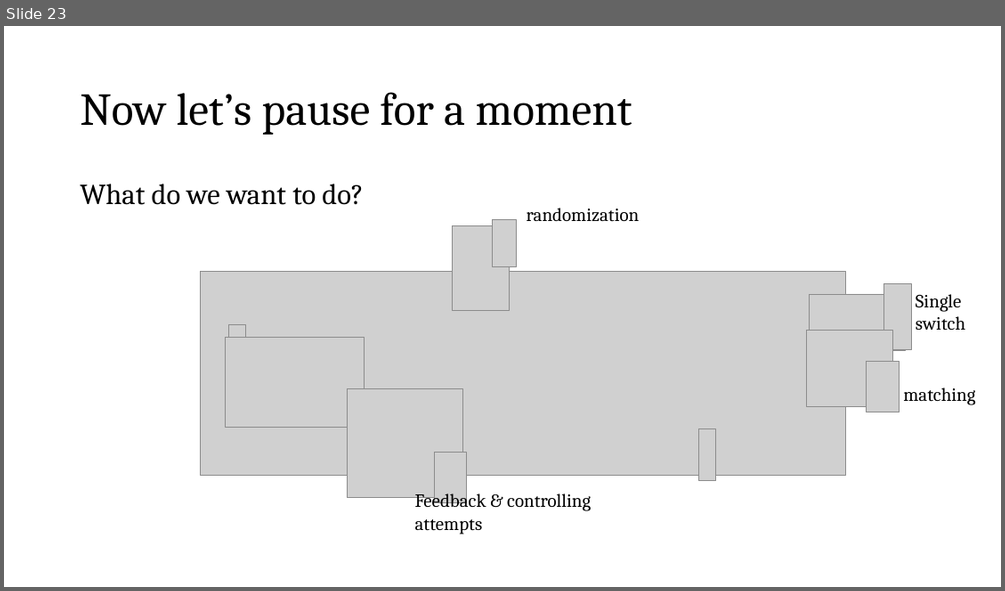
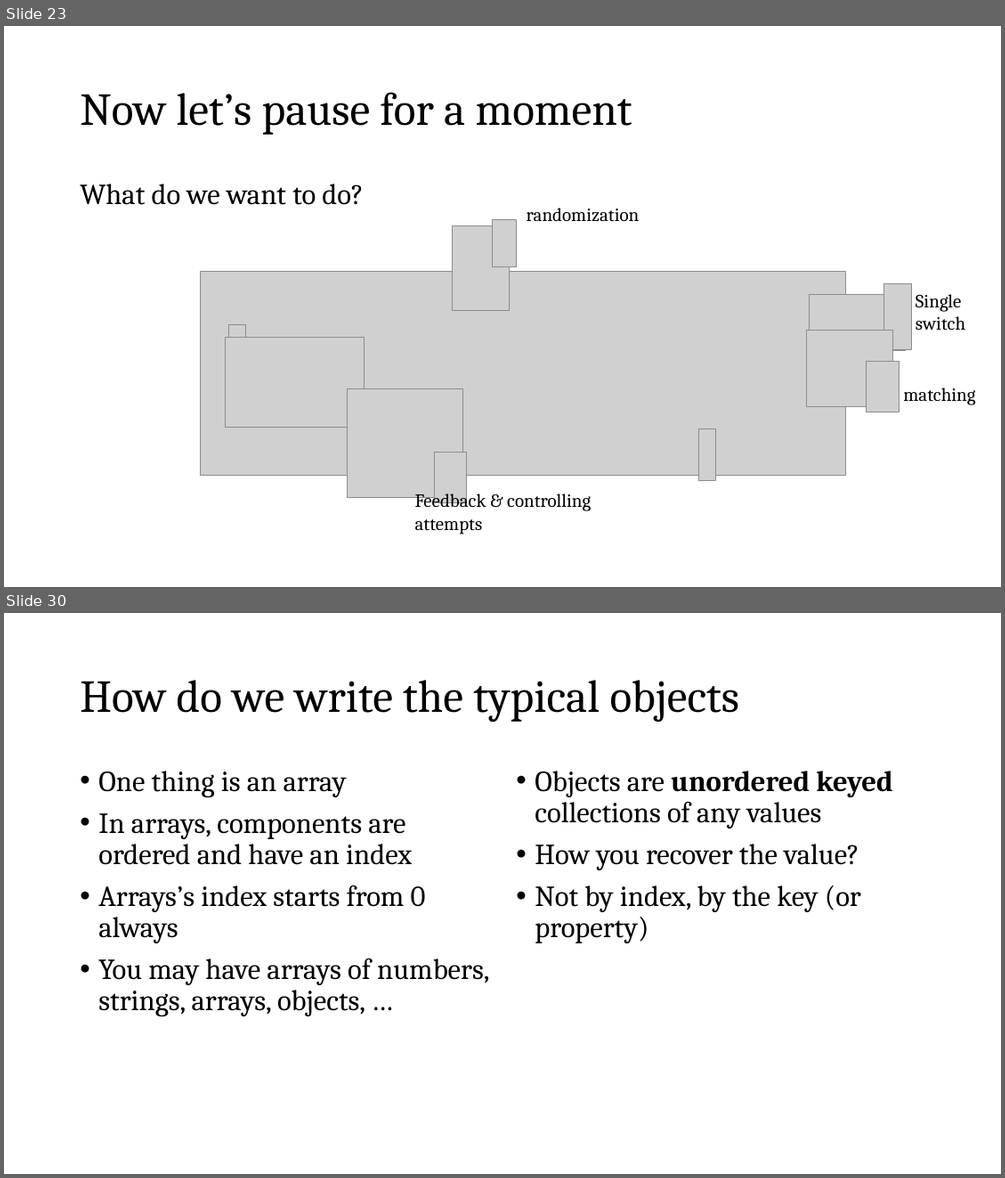
Before and after one commit to fbogliacino/labjsCourse, a slide deck: slides/Slides Labjs.pptx. Shown one above the other, each under a label of ours: slide 23 before the commit, slides 23 and 30 after it; the slides between them are not shown. The pictures are 1005x591 and 1005x1178 pixels, drawn with LibreOffice and Linux fonts; fonts in the diff are those of the drawing; grey boxes stand for pictures. Boxes give left, top, right and bottom in pixels: in the first picture for what was removed or moved away, otherwise in the second. Text is boxed around its words. In the diff, an @@ line names an element or a change of style, - is before the commit and + after.

```diff
--- a/slides/Slides Labjs.pptx
+++ b/slides/Slides Labjs.pptx
@@ slide 30 added at box(4, 613, 1001, 1174), background #FFFFFF @@
@@ title added at box(80, 680, 739, 722), 44 pt, text #000000 @@
+How do we write the typical objects
@@ text added at box(98, 771, 489, 1016), 28 pt, text #000000 @@
+• One thing is an array
+• In arrays, components are ordered and have an index
+• Arrays’s index starts from 0 always
+• You may have arrays of numbers, strings, arrays, objects, …
@@ text added at box(534, 771, 892, 943), 28 pt, text #000000 @@
+• Objects are unordered keyed collections of any values
+• How you recover the value?
+• Not by index, by the key (or property)
```
Also in this commit, not shown: 4 slides changed, 20 other slides added.
